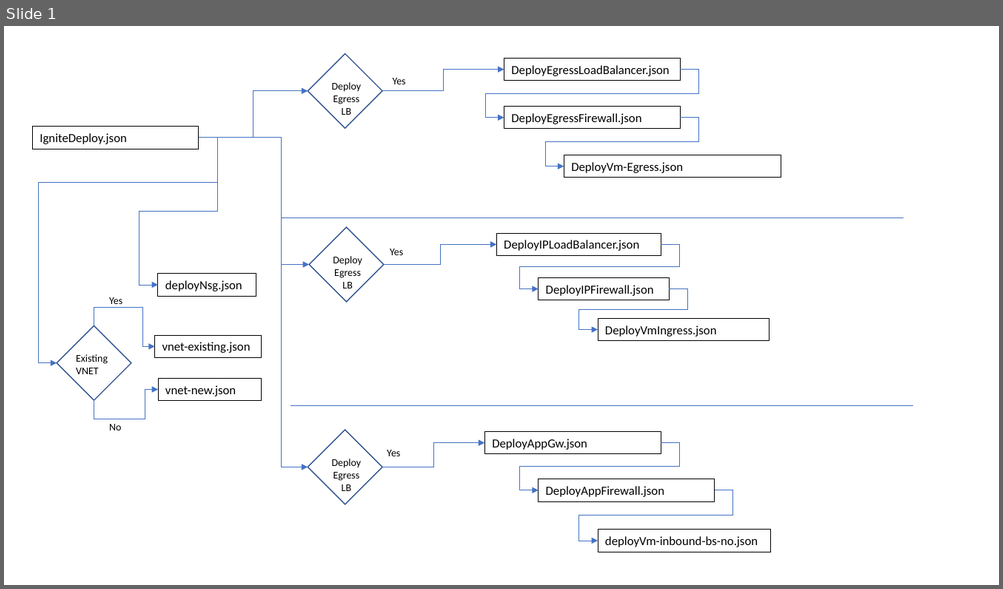
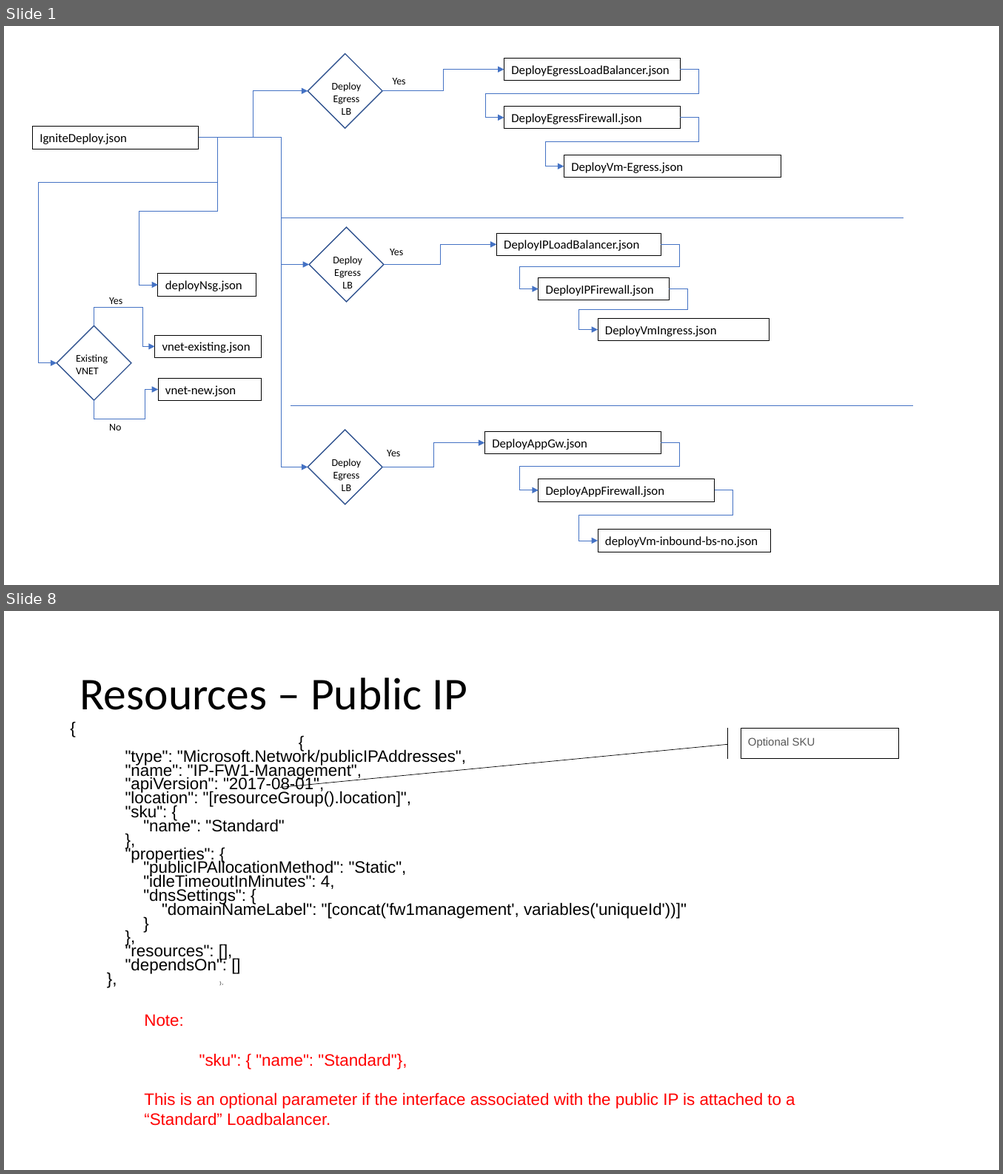
Before and after one commit to jharris10/azure-svcs-hub, a slide deck: template structure.pptx. Shown one above the other, each under a label of ours: slide 1 before the commit, slides 1 and 8 after it; the slides between them are not shown. The pictures are 1003x589 and 1003x1174 pixels, drawn with LibreOffice and Linux fonts; fonts in the diff are those of the drawing. Boxes give left, top, right and bottom in pixels: in the first picture for what was removed or moved away, otherwise in the second. Text is boxed around its words. In the diff, an @@ line names an element or a change of style, - is before the commit and + after.

```diff
--- a/template structure.pptx
+++ b/template structure.pptx
@@ slide 8 added at <box>4,611,999,1170</box>, background #FFFFFF @@
@@ title added at <box>79,678,467,710</box>, 44 pt, text #000000 @@
+Resources – Public IP
@@ accent border callout added at <box>740,728,898,759</box>, outline #000000 0.5 pt @@
@@ text added at <box>748,738,815,748</box>, 10.7 pt, text #595959 @@
+Optional SKU
@@ text added at <box>125,749,686,974</box>, 16 pt, text #000000 @@
+{
+{
+"type": "Microsoft.Network/publicIPAddresses",
+"name": "IP-FW1-Management",
+"apiVersion": "2017-08-01",
+"location": "[resourceGroup().location]",
+"sku": {
+"name": "Standard"
+},
+"properties": {
+"publicIPAllocationMethod": "Static",
+"idleTimeoutInMinutes": 4,
+"dnsSettings": {
+"domainNameLabel": "[concat('fw1management', variables('uniqueId'))]"
+}
+},
+"resources": [],
+"dependsOn": []
+}, },
@@ text added at <box>144,1014,794,1126</box>, 16 pt, text #FF0000 @@
+Note:
+"sku": { "name": "Standard"},
+This is an optional parameter if the interface associated with the public IP is attached to a “Standard” Loadbalancer.
```
Also in this commit, not shown: 10 other slides added.
